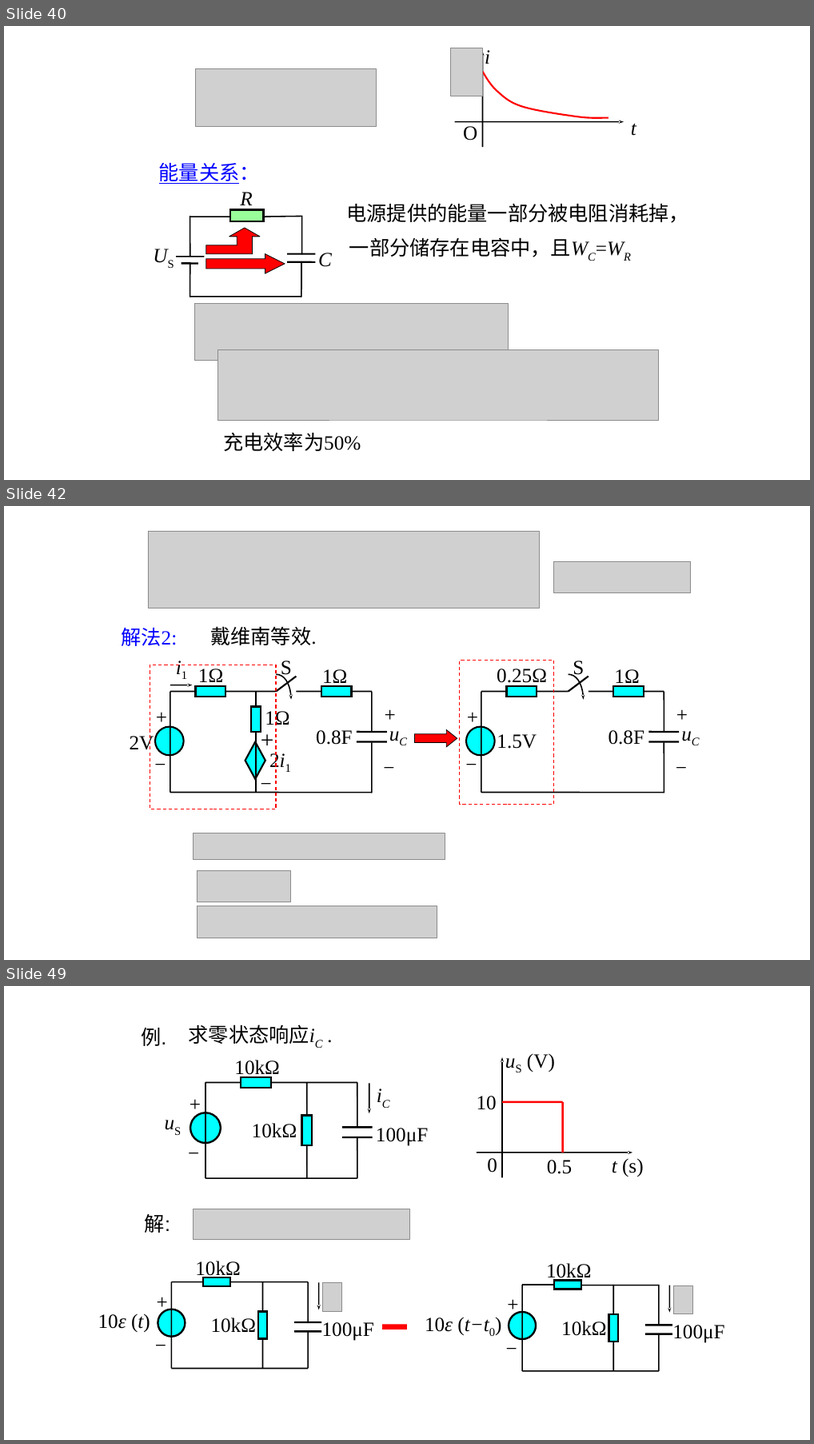
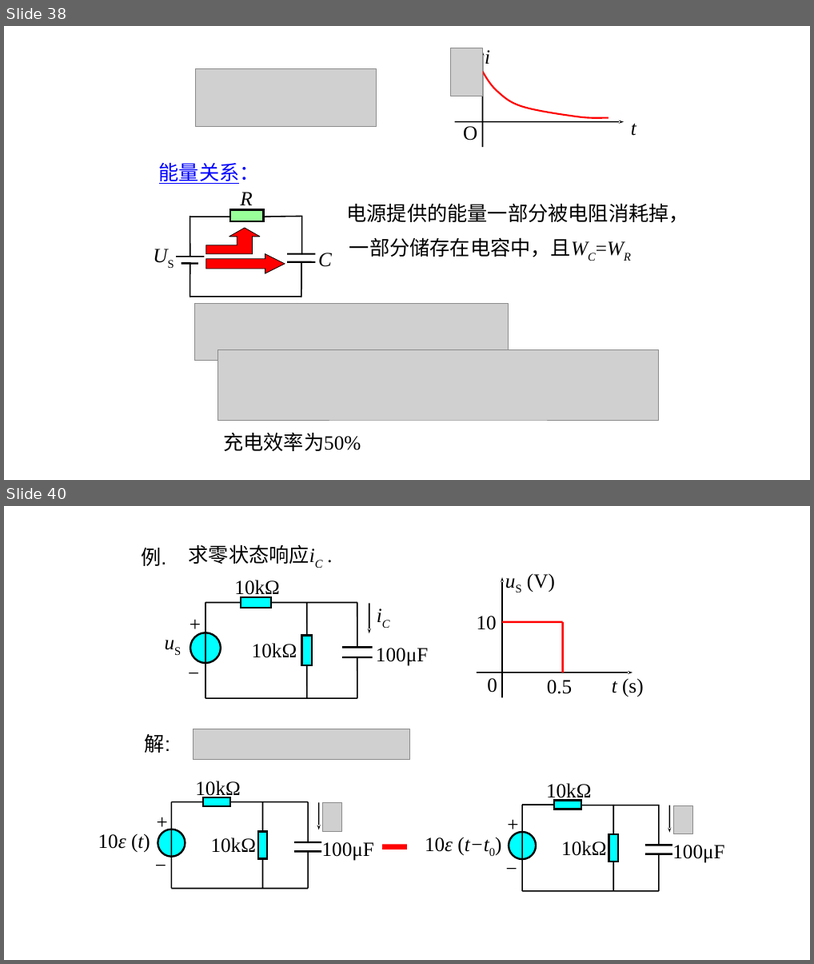
Before and after one commit to YUK1PEDIA/XMU-SE, a slide deck: 大三下/电路原理/课件/第六章.pptx. Shown one above the other, each under a label of ours: slides 40, 42 and 49 before the commit, slides 38 and 40 after it; the slides between them are not shown. The pictures are 814x1444 and 814x964 pixels, drawn with LibreOffice and Linux fonts; fonts in the diff are those of the drawing; grey boxes stand for pictures. Boxes give left, top, right and bottom in pixels: in the first picture for what was removed or moved away, otherwise in the second. Text is boxed around its words. In the diff, an @@ line names an element or a change of style, - is before the commit and + after.

```diff
--- a/大三下/电路原理/课件/第六章.pptx
+++ b/大三下/电路原理/课件/第六章.pptx
@@ slide 42 removed at box(4, 506, 810, 960), background #FFFFFF @@
@@ picture removed at box(148, 531, 539, 608) @@
@@ picture removed at box(554, 562, 690, 592) @@
@@ text removed at box(121, 627, 177, 646) @@
-解法2:
@@ text removed at box(210, 626, 316, 645) @@
-戴维南等效.
@@ rectangle removed at box(150, 665, 276, 810) @@
@@ group removed at box(130, 653, 418, 797): 15 texts, 13 lines, 3 rectangles, 1 ellipse, 1 diamond, 1 arrow, 1 freeform shape @@
-i1
-2i1
-+
-+
-2V
-+
-1Ω
-1Ω
-1Ω
-0.8F
-uC
-−
-−
-−
-S
@@ rectangle removed at box(460, 660, 554, 804) @@
@@ group removed at box(460, 660, 710, 792): 11 lines, 10 texts, 2 rectangles, 1 ellipse, 1 freeform shape @@
-+
-1.5V
-+
-0.25Ω
-1Ω
-0.8F
-uC
-−
-−
-S
@@ right arrow removed at box(414, 730, 457, 747) @@
@@ picture removed at box(194, 832, 445, 860) @@
@@ picture removed at box(197, 870, 290, 902) @@
@@ picture removed at box(198, 906, 438, 938) @@
@@ what was slide 40 is now slide 38 @@
@@ what was slide 49 is now slide 40 @@
```
Also in this commit, not shown: 1 slide changed, 24 other slides removed, 3 other files.
